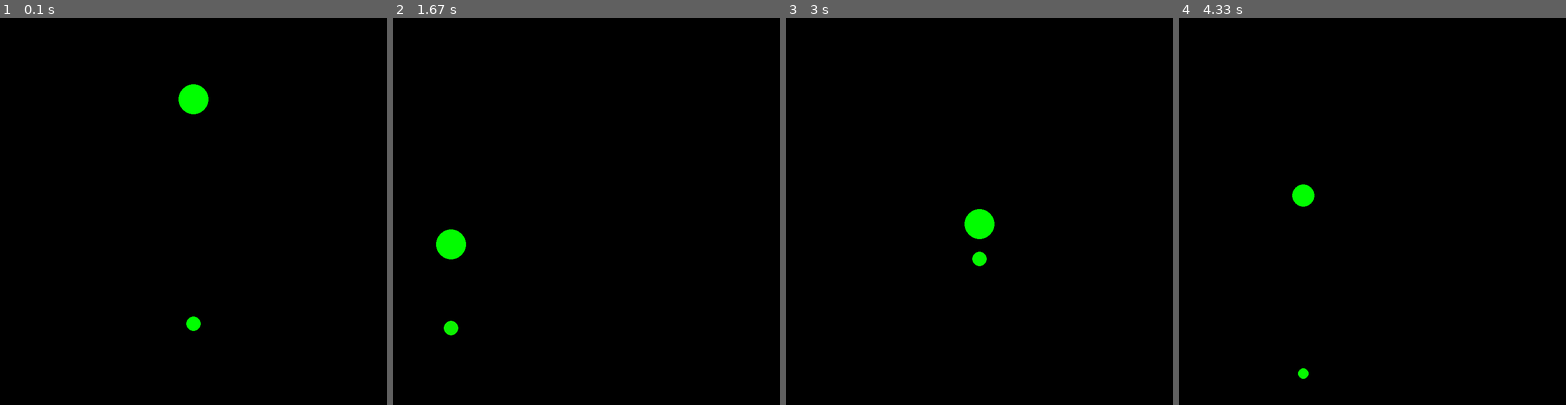
Above: before the commit, frames 1-4 (left to right).
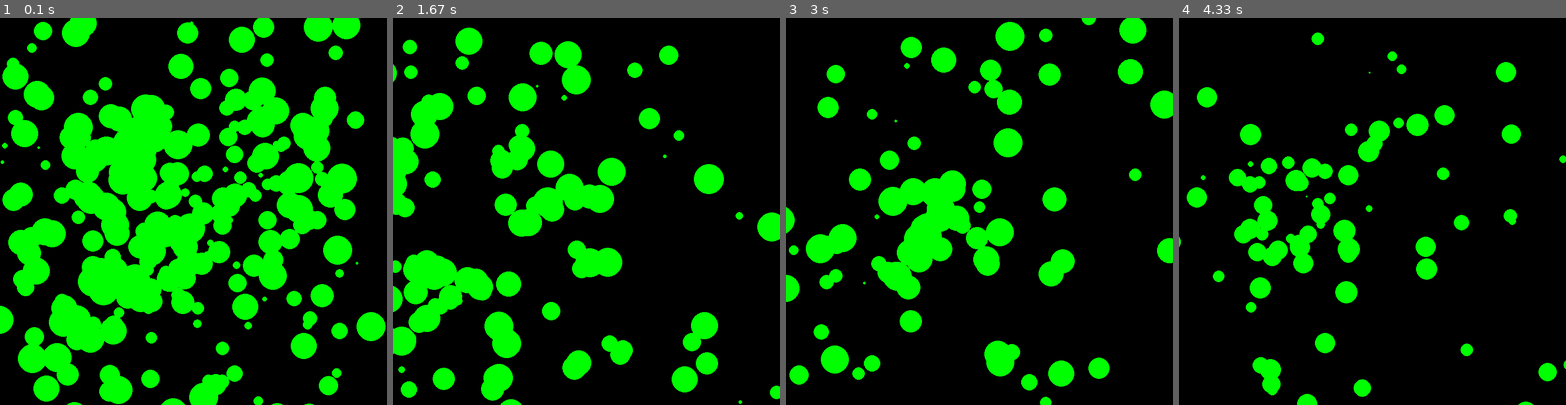
Above: after the commit, the same moments.

Repository: chrille0313/NBodySimulation
Game: pygame game, started from Examples/Gravity/gravity.py
The game is run twice, just before and just after one commit, with the same random seed, the same clock (stepped at 60 frames per second) and the same inputs.
Inputs:
- Up to frame 1 (0.1 s): no input
- Up to frame 2 (1.67 s): hold D 0.33-0.8 s; hold W 0.83-1.13 s; hold D 1.17-1.63 s
- Up to frame 3 (3 s): hold A 1.67-2.2 s; hold S 2.23-2.53 s; hold A 2.57-2.97 s
- Up to frame 4 (4.33 s): hold W 3-3.37 s; hold D 3.4-4.03 s; tap E at 4.07 s

The runs differ from the first frame. In frame 1, 40% of the frame differs, in the area x 0-100%, y 0-100%; in frame 2, 19%; in frame 3, 15%; in frame 4, 9.2%.

Commit message:
Examples refactor

Diff:
--- /dev/null
+++ b/Examples/Collision/collision.py
@@ -0,0 +1,102 @@
+from Engine.engine import *
+
+from body import Body
+from quadtree import QuadTree
+
+import pygame  # Only for keycodes!
+import random
+
+
+class Game(PygameApp):
+	"""
+	TODO:
+		- Make Examples
+	"""
+
+	def __init__(self, windowSize: tuple):
+		super().__init__(windowSize, 60, camera=Camera2D(Vector2(0, 0), Vector2(windowSize), 1))
+
+		self.bounds = Rect(-self.windowSize.x / 2, self.windowSize.y / 2, self.windowSize.x, self.windowSize.y)
+
+		self.bodies = [Body(Vector2(0, 250), 1000, Vector2(0, -3)), Body(Vector2(0, -250), 250, Vector2(0, 3))]
+
+
+		# Uncomment to generate random bodies
+
+		bodies = 250
+		maxSpeed = 3
+		minMass, maxMass = 10, 100
+
+		self.bodies = []
+
+		for _ in range(bodies):
+			pos = Vector2(random.randint(self.bounds.x, (self.bounds.x + self.bounds.width)),
+			              random.randint((self.bounds.y - self.bounds.height), self.bounds.y))
+
+			mass = random.randint(minMass, maxMass)
+
+			vel = Vector2(random.randint(-maxSpeed, maxSpeed), random.randint(-maxSpeed, maxSpeed))
+
+			self.bodies.append(Body(pos, mass, vel))
+
+
+		# self.debug = True  # Comment to disable debug mode
+
+	def camera_control(self):
+		if self.isKeyPressed[pygame.K_w]:
+			self.mainCamera.move(Vector2(0, 1))
+		if self.isKeyPressed[pygame.K_s]:
+			self.mainCamera.move(Vector2(0, -1))
+		if self.isKeyPressed[pygame.K_a]:
+			self.mainCamera.move(Vector2(-1, 0))
+		if self.isKeyPressed[pygame.K_d]:
+			self.mainCamera.move(Vector2(1, 0))
+
+		if self.isKeyPressed[pygame.K_q]:
+			self.mainCamera.zoom_in()
+		if self.isKeyPressed[pygame.K_e]:
+			self.mainCamera.zoom_out()
+
+	def draw_debug(self):
+		self.quadTree.draw(self)
+
+	def on_draw(self):
+		for body in self.bodies:
+			body.draw(self)
+
+		if self.debug:
+			self.draw_debug()
+
+	def on_update(self):
+		if self.isKeyPressed[pygame.K_ESCAPE]:
+			self.quit()
+
+		self.camera_control()
+
+		# Build quadtree for faster calculations
+		self.quadTree = QuadTree(self.bounds)
+
+		for body in self.bodies:
+			self.quadTree.insert(body)
+
+		# COLLISION DETECTION
+		for i, body in enumerate(self.bodies):
+			"""
+			# NAIVE COLLISION DETECTION
+			for body2 in self.bodies[i:]:
+				if body != body2:
+					body.collide(body2)
+			"""
+
+			# QUADTREE COLLISION DETECTION
+			self.quadTree.collide(body)
+
+			body.collide(self.bounds)
+
+		# UPDATE BODIES
+		for body in self.bodies:
+			body.update(1)
+
+
+game = Game((800, 800))
+game.run()
--- a/examples/collision.py
+++ b/Examples/Gravity/gravity.py
@@ -3,29 +3,20 @@
 from body import Body
 from quadtree import QuadTree
 
-import pygame
-import random
+import pygame  # Only for keycodes!
+from numpy import random
 
 
 class Game(PygameApp):
-	"""
-	TODO:
-		- Make examples
-	"""
-
 	def __init__(self, windowSize: tuple):
 		super().__init__(windowSize, 60, camera=Camera2D(Vector2(0, 0), Vector2(windowSize), 1))
 
-		self.bounds = Rect(-self.windowSize.x / 2, self.windowSize.y / 2, self.windowSize.x, self.windowSize.y)
+		scale = 1
+		self.bounds = Rect(-self.windowSize.x / 2 * scale, self.windowSize.y / 2 * scale, self.windowSize.x * scale, self.windowSize.y * scale)
 
-		self.bodies = [Body(Vector2(0, 250), 1000, Vector2(0, -3)), Body(Vector2(0, -250), 250, Vector2(0, 3))]
-
-		"""
-		# Uncomment to generate random bodies
-
-		bodies = 250
-		maxSpeed = 3
-		minMass, maxMass = 10, 100
+		bodies = 300
+		maxSpeed = 40
+		minMass, maxMass = 10, 1000
 
 		self.bodies = []
 
@@ -38,7 +29,11 @@
 			vel = Vector2(random.randint(-maxSpeed, maxSpeed), random.randint(-maxSpeed, maxSpeed))
 
 			self.bodies.append(Body(pos, mass, vel))
-		"""
+
+		self.debug = False  # Comment to disable debug mode
+
+	def draw_debug(self):
+		self.quadTree.draw(self)
 
 	def camera_control(self):
 		if self.isKeyPressed[pygame.K_w]:
@@ -55,11 +50,6 @@
 		if self.isKeyPressed[pygame.K_e]:
 			self.mainCamera.zoom_out()
 
-	def draw_debug(self):
-		self.draw_rect(self.bounds[:2], self.bounds[2], self.bounds[3], (255, 255, 255))
-
-		self.quadTree.draw(self)
-
 	def on_draw(self):
 		for body in self.bodies:
 			body.draw(self)
@@ -73,25 +63,22 @@
 
 		self.camera_control()
 
-		# Build quadtree for faster calculations
 		self.quadTree = QuadTree(self.bounds)
 
 		for body in self.bodies:
 			self.quadTree.insert(body)
 
-		# COLLISION DETECTION
-		for i, body in enumerate(self.bodies):
+		# GRAVITY
+		for body in self.bodies:
 			"""
-			# NAIVE COLLISION DETECTION
-			for body2 in self.bodies[i:]:
+			# NAIVE GRAVITY
+			for body2 in self.bodies:
 				if body != body2:
-					body.collide(body2)
+					body.apply_force(body.gravitational_force(body2))
 			"""
 
-			# QUADTREE COLLISION DETECTION
-			self.quadTree.collide(body)
-
-			body.collide(self.bounds)
+			# QUADTREE GRAVITY
+			self.quadTree.gravity(body, 1, 5)
 
 		# UPDATE BODIES
 		for body in self.bodies:
